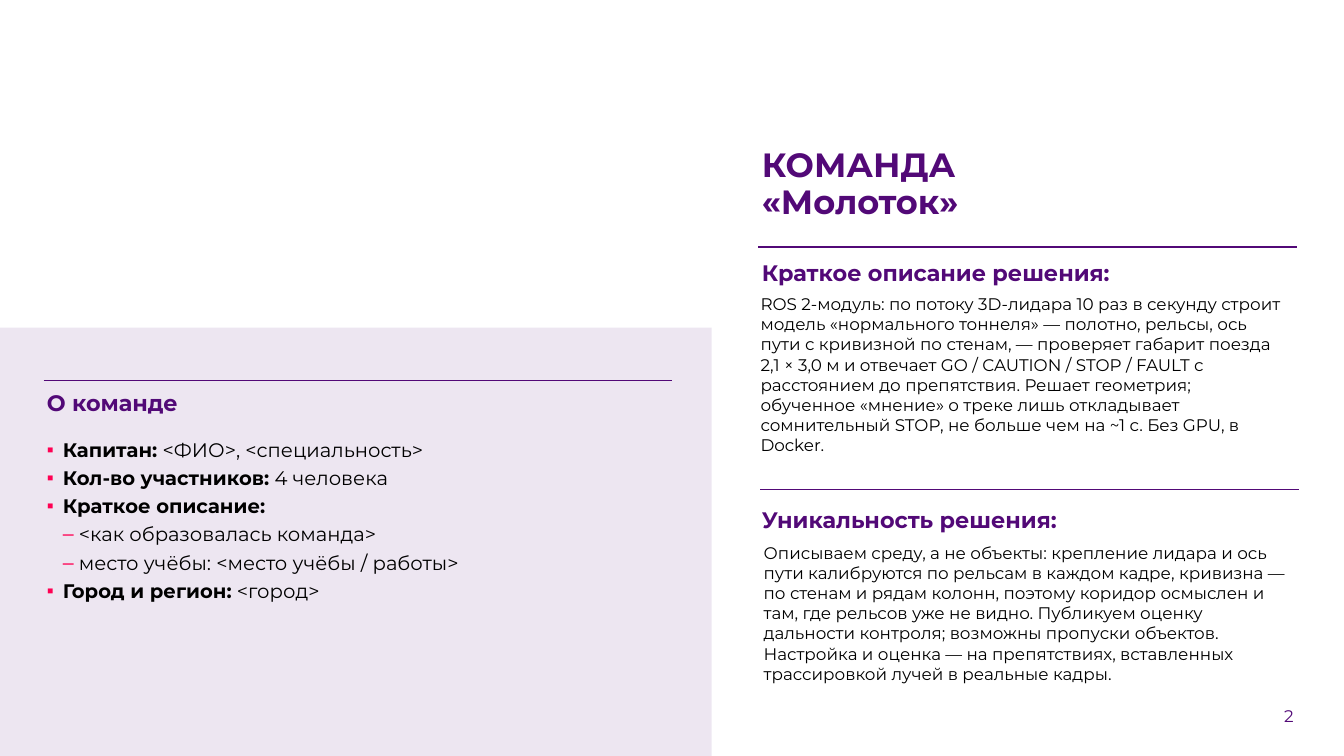
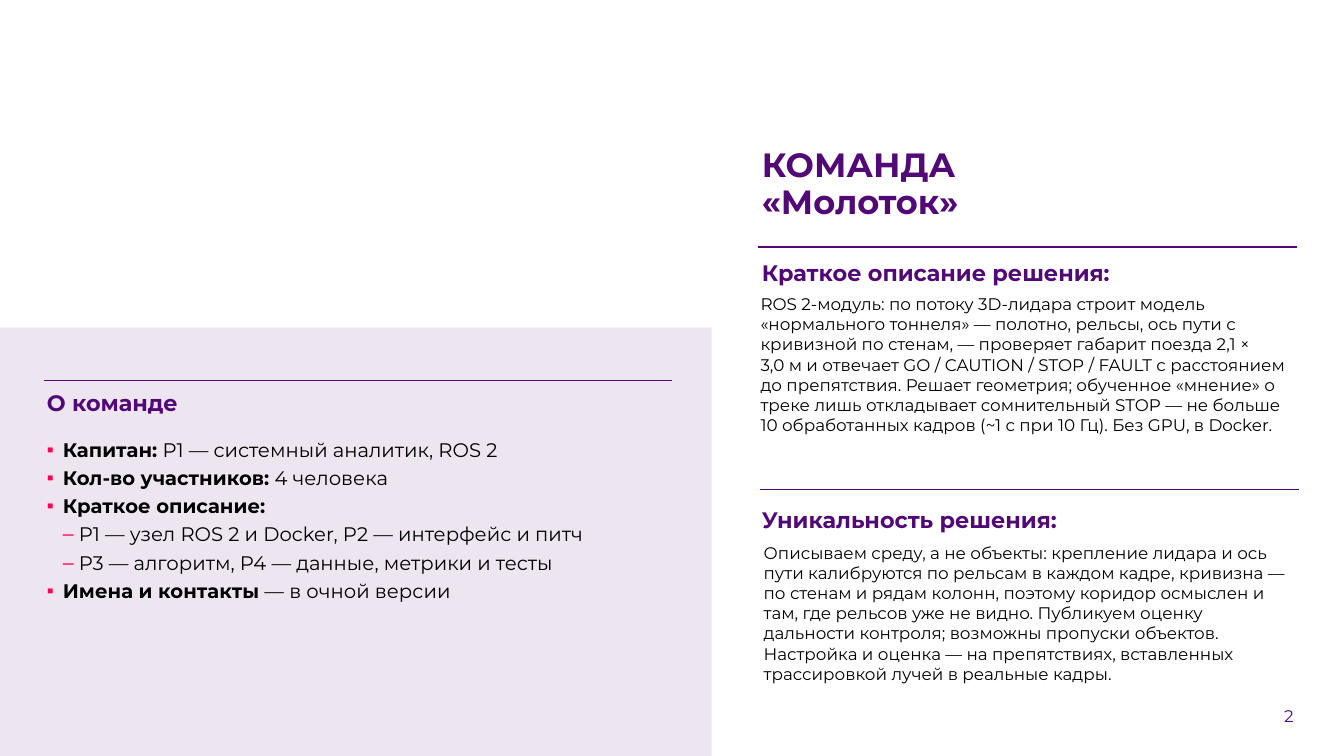
Before and after one commit to pmixay/ReSense, a slide deck: slide 2 of docs/presentation/ReSense_LCT2026.pptx. Drawn at 1344x756 pixels with LibreOffice and Linux fonts; fonts in the diff are those of the drawing; background and template pictures are left out. Boxes give left, top, right and bottom in pixels: in the first picture for what was removed or moved away, otherwise in the second. Text is boxed around its words. In the diff, an @@ line names an element or a change of style, - is before the commit and + after.

```diff
--- a/docs/presentation/ReSense_LCT2026.pptx
+++ b/docs/presentation/ReSense_LCT2026.pptx
@@ text at <box>761,298,1284,435</box>: text changed @@
-ROS 2-модуль: по потоку 3D-лидара 10 раз в секунду строит модель «нормального тоннеля» — полотно, рельсы, ось пути с кривизной по стенам, — проверяет габарит поезда 2,1 × 3,0 м и отвечает GO / CAUTION / STOP / FAULT с расстоянием до препятствия. Решает геометрия; обученное «мнение» о треке лишь откладывает сомнительный STOP, не больше чем на ~1 с. Без GPU, в Docker.
+ROS 2-модуль: по потоку 3D-лидара строит модель «нормального тоннеля» — полотно, рельсы, ось пути с кривизной по стенам, — проверяет габарит поезда 2,1 × 3,0 м и отвечает GO / CAUTION / STOP / FAULT с расстоянием до препятствия. Решает геометрия; обученное «мнение» о треке лишь откладывает сомнительный STOP — не больше 10 обработанных кадров (~1 с при 10 Гц). Без GPU, в Docker.
@@ text at <box>63,442,497,460</box>: text changed @@
-▪ Капитан: <ФИО>, <специальность>
+▪ Капитан: P1 — системный аналитик, ROS 2
@@ text at <box>63,526,583,602</box>: text changed @@
-– <как образовалась команда>
-– место учёбы: <место учёбы / работы>
-▪ Город и регион: <город>
+– P1 — узел ROS 2 и Docker, P2 — интерфейс и питч
+– P3 — алгоритм, P4 — данные, метрики и тесты
+▪ Имена и контакты — в очной версии
```
Also in this commit, not shown: 8 other slides changed, 18 other files.
